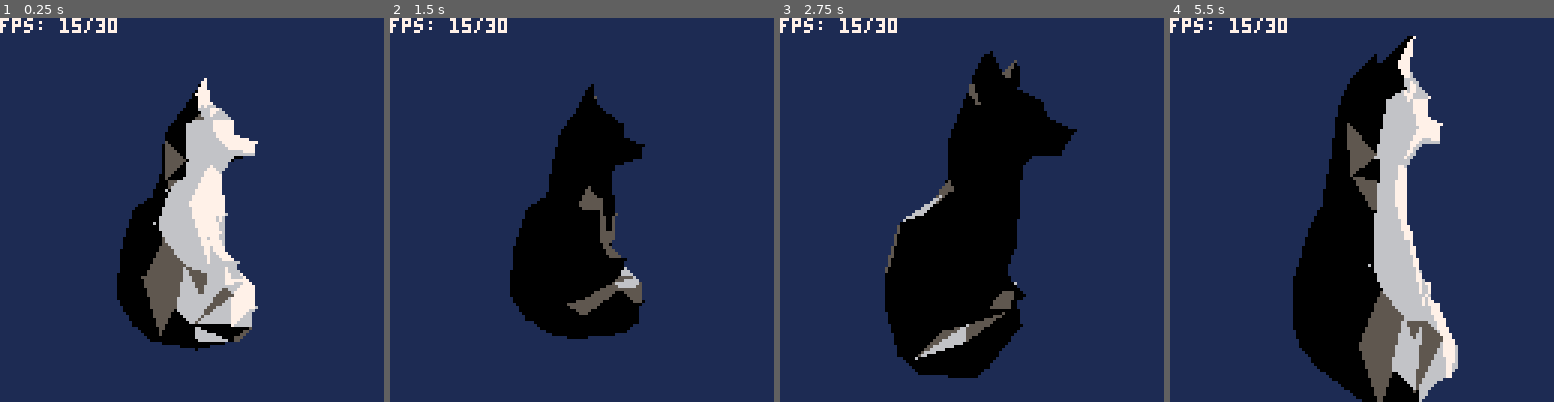
Above: before the commit, frames 1-4 (left to right).
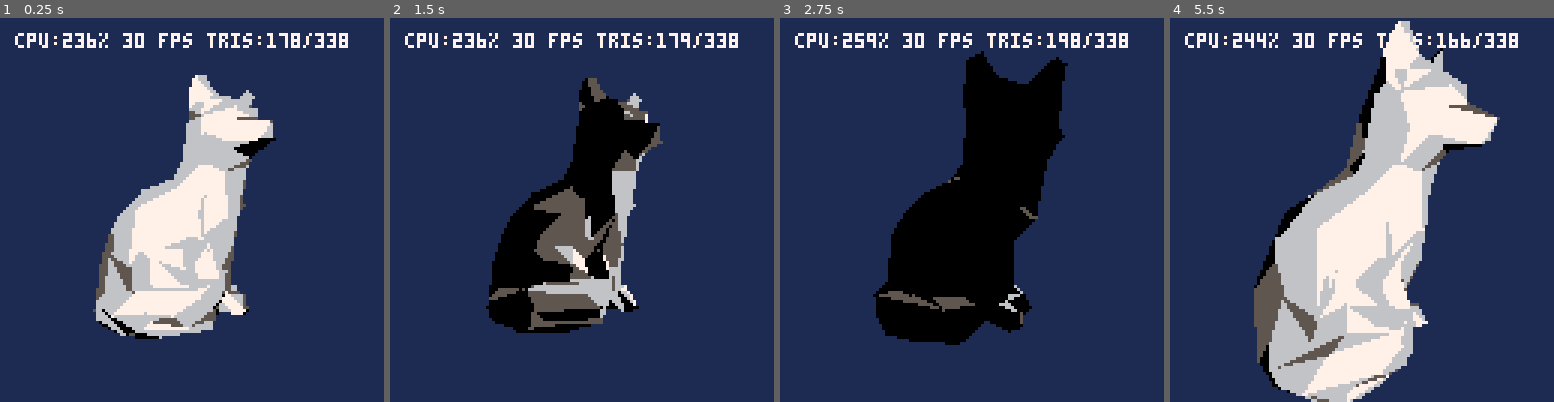
Above: after the commit, the same moments.

Repository: gschup/pico8-playground
Game: PICO-8 cartridge carts/3drend.p8
Two runs of this game, one before a commit and one after it. Both use one fixed random seed, a clock stepped at 60 frames per second and the inputs below.
Inputs:
- Up to frame 1 (0.25 s): no input
- Up to frame 2 (1.5 s): tap O (Z key) at 0.33, 0.7, 1.43 s; tap X (X key) at 1.07 s
- Up to frame 3 (2.75 s): hold Left 1.97-2.37 s; tap X (X key) at 2.07, 2.4, 2.73 s; tap O (Z key) at 2.22 s; hold Down from 2.42 s (still down)
- Up to frame 4 (5.5 s): release Down at 2.82 s; hold Right 2.87-3.53 s; tap X (X key) every 0.33 s from 3.07 to 5.4 s; tap O (Z key) at 3.1, 3.98, 4.87 s; hold Up 3.58-4.08 s; hold Right 4.13-4.53 s; hold Down 4.58-5.08 s; hold Left from 5.13 s (still down)

The runs differ from the first frame. In frame 1, 18% of the frame differs, in the area x 0-91%, y 0-87%; in frame 2, 13%; in frame 3, 10%; in frame 4, 33%, in the area x 0-91%, y 0-100%.

Commit message:
initial orientation

Diff:
--- a/carts/3drend.p8
+++ b/carts/3drend.p8
@@ -51,10 +51,14 @@
 
 	// create hom coord matrix
 	hom_v=hom_verts(cur_vertices)
+
+	// intial orientation
+	local dr=get_rot(-150,0)
+	rot_mat=matmul(dr,rot_mat)
 end
 -->8
 --update
-function _update()
+function _update60()
 	// inputs
 	local dx=0.0
 	local dz=0.0
@@ -114,9 +118,9 @@
 	// generate faces
 	local proj_f=generate_faces(proj_v, trans_v, cur_faces)
 	// render
-	render_faces(proj_f, draw_vertices)
-	// fps info
-	print("fps: "..stat(7).."/"..stat(8),0,0,7)
+	local num_tris=render_faces(proj_f, draw_vertices)
+	// performance info
+	print('cpu:'..flr(stat(1)*100)..'% '..stat(7)..' fps tris:'..num_tris..'/'..#cur_faces,5,5,7)
 end
 
 function render_vertices(pp)
@@ -126,6 +130,7 @@
 end
 
 function render_faces(faces, rend_vert)
+	local nf=0
 	// z-sorting
 	if z_sorting then
 		quicksort(faces)
@@ -134,12 +139,14 @@
 		// backface culling
 		if (faces[i].cull_check and backface_culling) goto cont
 		local f=faces[i]
+		local col=get_col(f)
 		// draw the triangle
 		fill_triangle(
 			f.v1[1],f.v1[2],
 			f.v2[1],f.v2[2],
 			f.v3[1],f.v3[2],
-			get_col(f))
+			col)
+		nf+=1
 		if rend_vert then
 			pset(f.v1[1],f.v1[2],8)
 			pset(f.v2[1],f.v2[2],8)
@@ -147,6 +154,7 @@
 		end
 		::cont::
 	end
+	return nf
 end
 
 function get_col(face)
